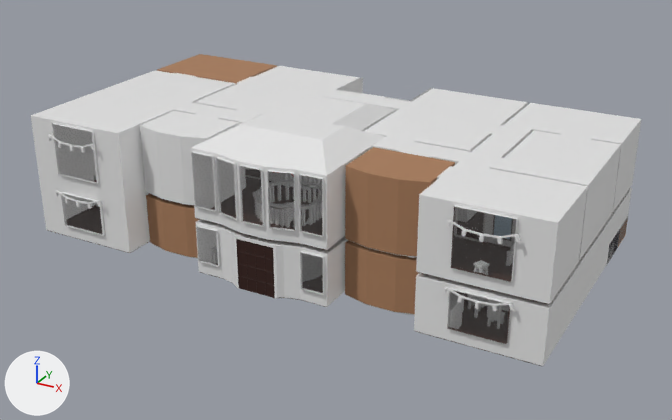
One commit to the FBX model Assets/Models/house.fbx: the scene before it, then after it.
One viewpoint serves both versions: a 50 mm camera at (15.2, -21.4, 14.7) aimed at (0.3, 5.6, 1.2). Every picture has the same lights, and +X, +Y and +Z are marked at lower left. Where no turn or scale is listed for an object, it has been applied to the vertices.

In view in the first picture: 'House'.
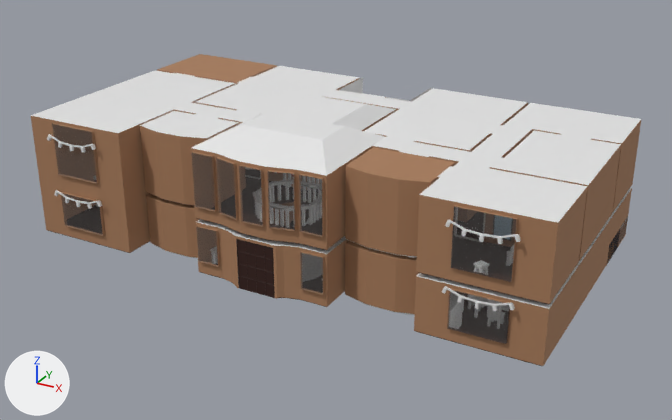
What differs and where, as boxes [x1, y1, x2, y2] in the pictures (672 x 420 px):
'House', recoloured, surface changed (white to brown): [31, 77, 641, 366] in both

Edits to the bpy script that builds the scene:
```text
Change mat_walls:
    mat_walls.base_color: (0.8, 0.8, 0.8) -> (0.384, 0.198, 0.102)  # white #e7e7e7 -> brown #a77b5a
    mat_walls.roughness: 0.4 -> 0.902
```
